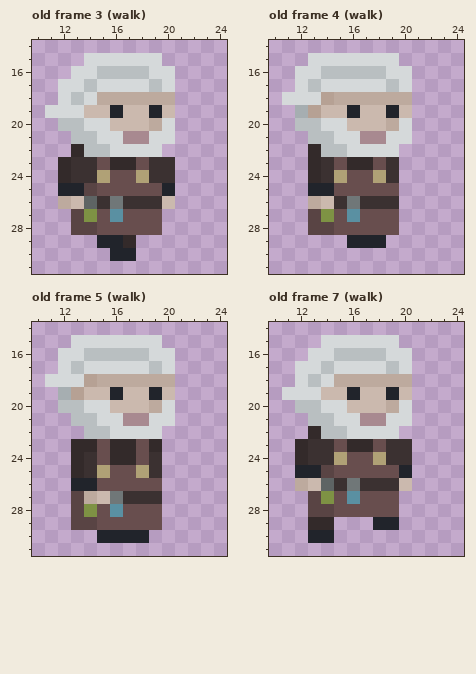
Pixel-art file, stored at assets_raw/player.aseprite. This is how it looked before the edit.
32x32 pixels, 25 frames. Shown: old frame 3 (walk): x 10..24, y 14..31; old frame 4 (walk): x 10..24, y 14..31; old frame 5 (walk): x 10..24, y 14..31; old frame 7 (walk): x 10..24, y 14..31. The commit also changed other frames, which this record leaves out.
Once edited:
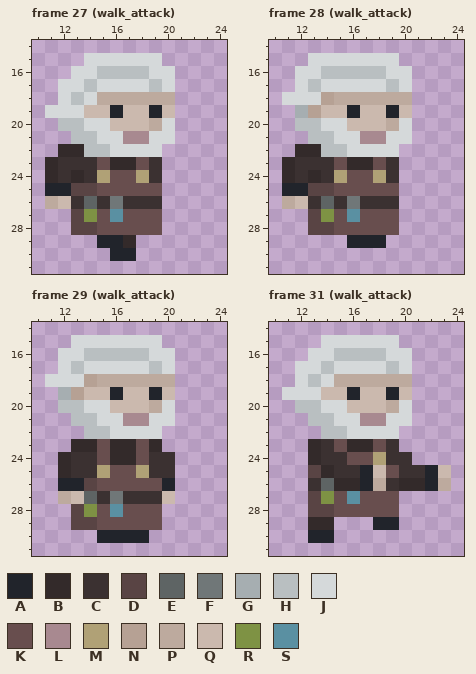
Palette (. is transparent): A #21242b  B #332a2a  C #3b3131  D #594444  E #5e6464  F #707778  G #a6aeb1  H #b9bfc1  J #d5d9da  K #684e4e  L #a88990  M #b0a176  N #b6a194  P #bdaa9e  Q #cbb9ae  R #7e9244  S #5a90a2
A new or re-ordered frame is compared with the old frame closest to it.
Commit: walk attack
From old to new:
frames 25 -> 39
Frame 27 (walk_attack) is new; against old frame 3 (walk), layers "arm front", "arm back":
There is now colour A in row 25 at x 11.
There is now colour B in row 22 at x 12; in rows 23 to 24 at x 11.
The edit turns colour C into colour B in row 24 at x 13.
The edit turns colour B into colour C in rows 23 to 24 at x 12.
The edit turns colour Q into colour C in row 26 at x 13.
The edit turns colour A into colour D in row 25 at x 13.
There is now colour P in row 26 at x 11.
The edit turns colour P into colour Q in row 26 at x 12.
The author cleared colour A in row 25 at x 20.
The author cleared colour C in rows 23 to 24 at x 20.
The author cleared colour Q in row 26 at x 20.
Frame 28 (walk_attack) is new; against old frame 4 (walk), layer "arm front":
There is now colour A in row 25 at x 11 to 12.
There is now colour B in row 22 at x 12; in rows 23 to 24 at x 11.
There is now colour C in rows 23 to 24 at x 12.
The edit turns colour B into colour C in row 23 at x 13.
The edit turns colour P into colour C in row 26 at x 13.
The edit turns colour A into colour D in row 25 at x 13 to 14.
The edit turns colour Q into colour E in row 26 at x 14.
There is now colour P in row 26 at x 11.
There is now colour Q in row 26 at x 12.
Frame 29 (walk_attack) is new; against old frame 5 (walk), layers "arm front", "arm back":
There is now colour A in row 26 at x 12 and 20.
There is now colour B in rows 24 to 25 at x 12.
There is now colour C in rows 24 to 25 at x 20.
The edit turns colour B into colour C in rows 24 to 25 at x 13.
The edit turns colour Q into colour C in row 27 at x 15.
The edit turns colour A into colour D in row 26 at x 14.
The edit turns colour P into colour E in row 27 at x 14.
There is now colour P in row 27 at x 12.
There is now colour Q in row 27 at x 20.
The edit turns colour D into colour Q in row 27 at x 13.
Frame 31 (walk_attack) is new; against old frame 7 (walk), layers "arm front", "arm back":
There is now colour A in rows 25 to 26 at x 22.
The edit turns colour C into colour A in row 26 at x 17.
The edit turns colour K into colour A in row 25 at x 17.
There is now colour B in row 26 at x 21.
The edit turns colour C into colour B in rows 23 to 24 at x 13; in row 26 at x 15.
The edit turns colour D into colour B in row 25 at x 14.
The edit turns colour F into colour B in row 26 at x 16.
The edit turns colour Q into colour B in row 26 at x 20.
There is now colour C in row 25 at x 21.
The edit turns colour A into colour C in row 25 at x 20.
The edit turns colour K into colour C in row 25 at x 15 to 16.
The edit turns colour M into colour C in row 24 at x 15.
The edit turns colour Q into colour C in row 26 at x 13.
The edit turns colour A into colour D in row 25 at x 13.
There is now colour P in row 26 at x 23.
The edit turns colour C into colour P in row 26 at x 18.
There is now colour Q in row 25 at x 23.
The edit turns colour K into colour Q in row 25 at x 18.
The author cleared colour A in row 25 at x 12.
The author cleared colour B in row 22 at x 13; in rows 23 to 24 at x 12.
The author cleared colour C in row 23 at x 20.
The author cleared colour P in row 26 at x 12.
